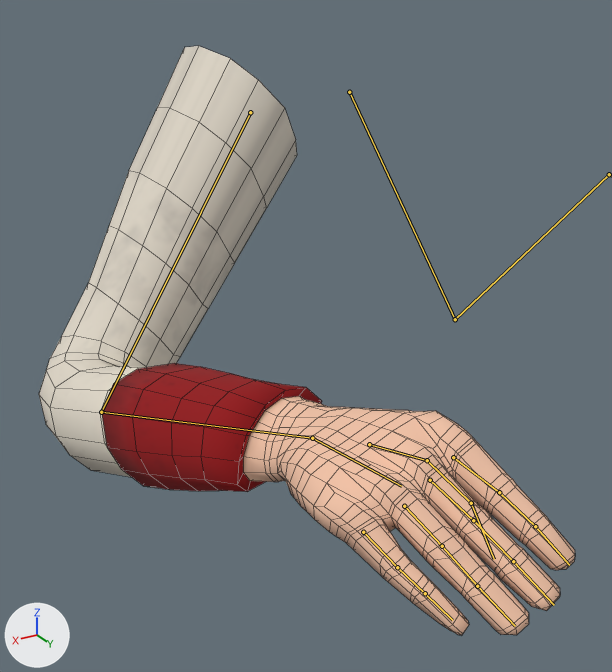
What one commit did to the FBX model Game/res/assets/models/Animation/Character/RightArm.fbx.
Camera for both pictures: a 50 mm lens placed at (41.0, 63.4, 6.4), pointed at (13.7, 17.8, -16.4). Lighting does not change. The marker at lower left points along +X, +Y and +Z. Both versions are drawn at frame 1 of the action 'Armature|GloopUse_L'; the numbers are the values there. The bones that bend it are drawn over the model as lines. Mesh edges are drawn as thin lines.
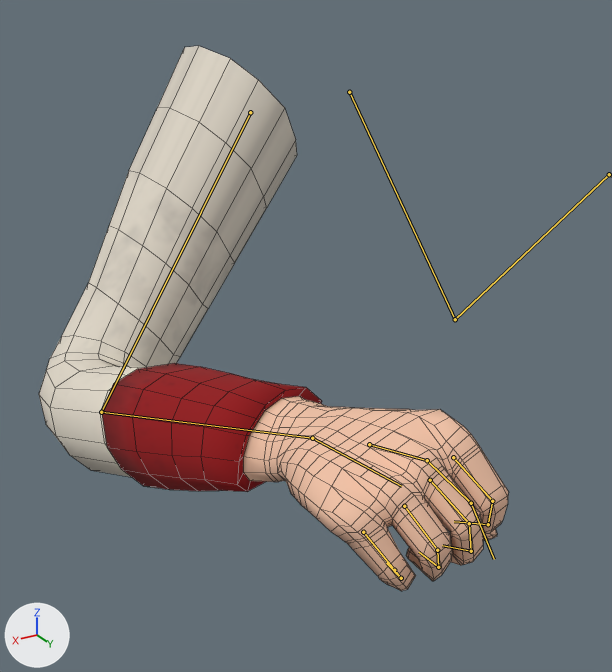
Commit message: Gloop 2nd Use Anim impl

Location of each change, [x1, y1, x2, y2] in pixels of the pictures (612 x 672 px):
'Cube', posed (12% narrower, 7% shorter)
    before: [39, 46, 575, 635]
    after: [39, 46, 509, 591]
bone 'R_Pointer', root to tip
    before: (453, 457) to (499, 492)
    after: (453, 457) to (492, 501)
bone 'R_Pointer.001', root to tip
    before: (499, 492) to (535, 526)
    after: (492, 501) to (488, 524)
bone 'R_Pointer.002', root to tip
    before: (535, 526) to (569, 565)
    after: (488, 524) to (454, 521)
bone 'R_Middle', root to tip
    before: (430, 480) to (473, 520)
    after: (430, 480) to (469, 523)
bone 'R_Middle.001', root to tip
    before: (473, 520) to (513, 561)
    after: (469, 523) to (471, 551)
bone 'R_Middle.002', root to tip
    before: (513, 561) to (554, 605)
    after: (471, 551) to (442, 545)
bone 'R_Ring', root to tip
    before: (404, 506) to (442, 546)
    after: (404, 506) to (437, 550)
bone 'R_Ring.001', root to tip
    before: (442, 546) to (477, 586)
    after: (437, 550) to (438, 567)
bone 'R_Ring.002', root to tip
    before: (477, 586) to (515, 626)
    after: (438, 567) to (419, 552)
bone 'R_Pinky', root to tip
    before: (363, 532) to (397, 567)
    after: (363, 532) to (394, 570)
bone 'R_Pinky.001', root to tip
    before: (397, 567) to (425, 593)
    after: (394, 570) to (401, 578)
bone 'R_Pinky.002', root to tip
    before: (425, 593) to (452, 620)
    after: (401, 578) to (386, 563)

The edits, one by one:
Bone 'R_Pointer' (bone_r_pointer) turns from (0, 0, 33) to (6, 1, 53) degrees about its own x, y and z.
Bone 'R_Pointer.001' (bone_r_pointer_001) turns from (0, 0, 0) to (16, -9, 54) degrees about its own x, y and z.
Bone 'R_Pointer.002' (bone_r_pointer_002) turns from (0, 0, 0) to (3, -1, 45) degrees about its own x, y and z.
Bone 'R_Middle' (bone_r_middle) turns from (0, 0, 33) to (4, 1, 48) degrees about its own x, y and z.
Bone 'R_Middle.001' (bone_r_middle_001) turns from (0, 0, 0) to (10, -3, 54) degrees about its own x, y and z.
Bone 'R_Middle.002' (bone_r_middle_002) turns from (0, 0, 0) to (6, -3, 47) degrees about its own x, y and z.
Bone 'R_Ring' (bone_r_ring) turns from (0, 0, 33) to (0, -2, 54) degrees about its own x, y and z.
Bone 'R_Ring.001' (bone_r_ring_001) turns from (0, 0, 0) to (7, -6, 54) degrees about its own x, y and z.
Bone 'R_Ring.002' (bone_r_ring_002) turns from (0, 0, 0) to (9, -4, 42) degrees about its own x, y and z.
Bone 'R_Pinky' (bone_r_pinky) turns from (0, 0, 33) to (-1, -2, 63) degrees about its own x, y and z.
Bone 'R_Pinky.001' (bone_r_pinky_001) turns from (0, 0, 0) to (17, -8, 46) degrees about its own x, y and z.
Bone 'R_Pinky.002' (bone_r_pinky_002) turns from (0, 0, 0) to (15, -6, 39) degrees about its own x, y and z.
